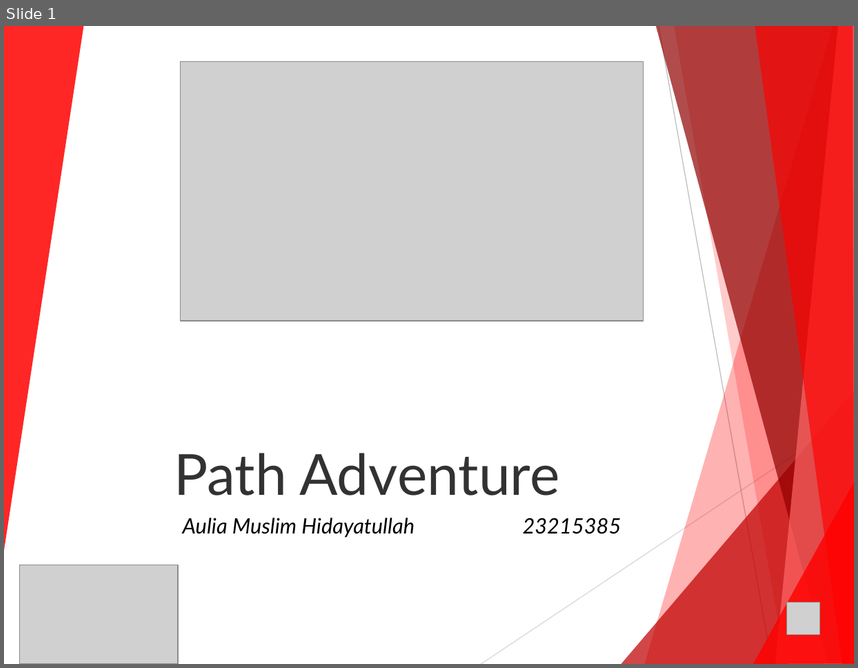
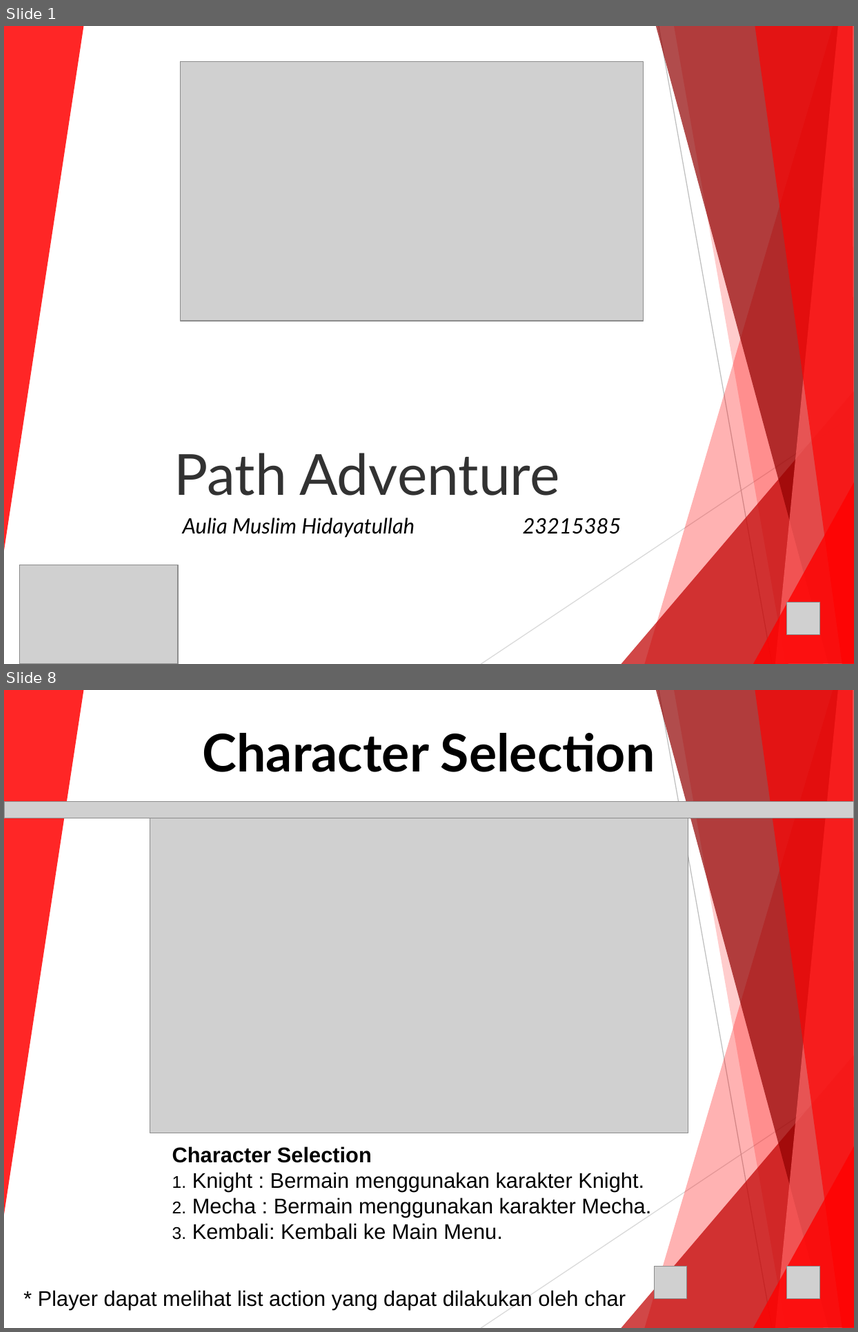
Before and after one commit to lskk/Pathfinding_Adventures, a slide deck: 23215385-PathAdventure-Document/Pathfinding Adventure - 23215385.ppt. Shown one above the other, each under a label of ours: slide 1 before the commit, slides 1 and 8 after it; the slides between them are not shown. The pictures are 858x668 and 858x1332 pixels, drawn with LibreOffice and Linux fonts; fonts in the diff are those of the drawing; grey boxes stand for pictures; background and template pictures are left out. Boxes give left, top, right and bottom in pixels: in the first picture for what was removed or moved away, otherwise in the second. Text is boxed around its words. In the diff, an @@ line names an element or a change of style, - is before the commit and + after.

```diff
--- a/23215385-PathAdventure-Document/Pathfinding Adventure - 23215385.ppt
+++ b/23215385-PathAdventure-Document/Pathfinding Adventure - 23215385.ppt
@@ slide 8 added at [4,690,854,1328], background picture (left out); not listed: 10 template elements that a slide beside it also shows @@
@@ title added at [203,733,655,772], 44 pt, text #000000, bold @@
+Character Selection
@@ picture added at [4,801,854,818] @@
@@ picture added at [150,818,688,1133] @@
@@ text added at [172,1146,651,1239], 18 pt, text #000000 @@
+Character Selection
+1. Knight : Bermain menggunakan karakter Knight.
+2. Mecha : Bermain menggunakan karakter Mecha.
+3. Kembali: Kembali ke Main Menu.
@@ picture added at [654,1265,688,1299] @@
@@ picture added at [787,1265,820,1299] @@
@@ text added at [38,1290,626,1309], 18 pt, text #000000 @@
+* Player dapat melihat list action yang dapat dilakukan oleh char
```
Also in this commit, not shown: 7 slides changed, 13 other slides added, 7 other files.
